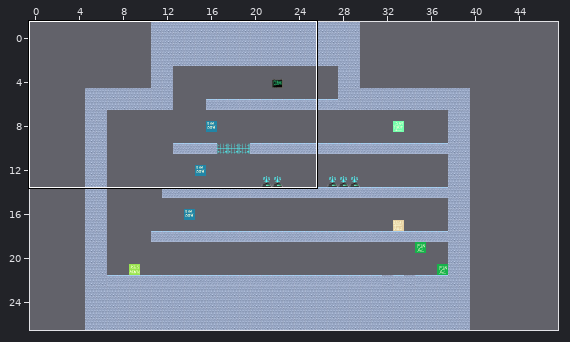
Two states of a Tiled map, Resources/Maps/world5.tmx. The first picture is a wide view before the edit; the outline marks the close-up.
Close-up. The starting point:
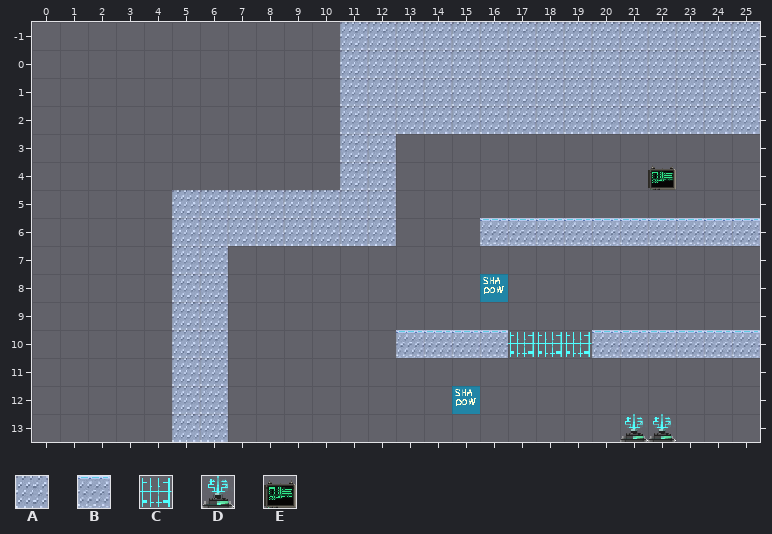
Cells are 32x32 px. Shown: x 0..25, y -1..13. The commit also changed other parts of the map, which this record leaves out. The old version is drawn lined up with the new one.
Key: from "ExtendedMapSet": A 2, B 3, C 8, D 9, E 37.
_ is an empty cell, # one hidden under a higher layer.
Layers that did not change in this view are not listed.
Layer "Wall" before, first column x 0:
-1 ___________AAAAAAAAAAAAAAA
 0 ___________AAAAAA_A_A_AAAA
 1 ___________##AAAA_A_A_AAAA
 2 ___________AAAAAA_A_A_AAAA
 3 ___________AA_____________
 4 ___________AA_____________
 5 _____AAAAAAAA_____________
 6 _____AAAAAAAA___BBBBBBBBBB
 7 _____AA___________________
 8 _____AA___________________
 9 _____AA___________________
10 _____AA______BBBBCCCBBBBBB
11 _____AA___________________
12 _____AA___________________
13 _____AA______________DD___
Layer "Background" before, first column x 0:
-1 __________________________
 0 _________________A_A_A____
 1 ___________AA____A_A_A____
 2 _________________A_A_A____
 3 __________________________
 4 ______________________E___
 5 __________________________
 6 __________________________
 7 __________________________
 8 __________________________
 9 __________________________
10 __________________________
11 __________________________
12 __________________________
13 __________________________
And afterwards:
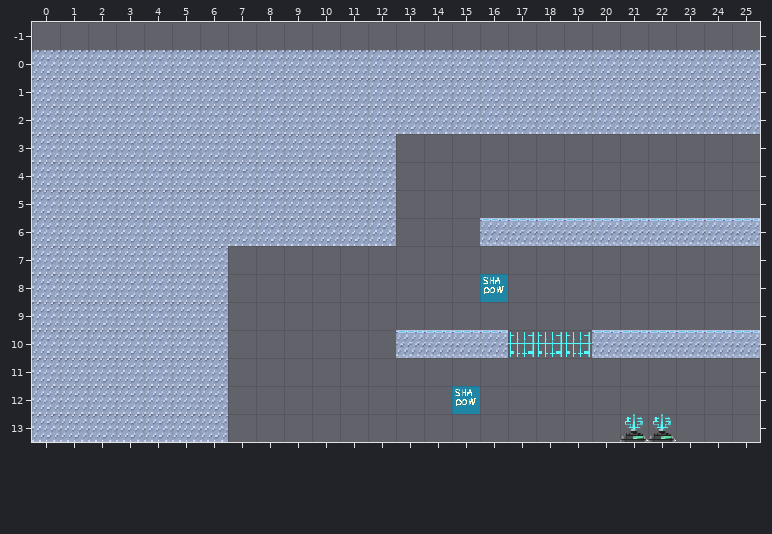
Difference:
map size 35x28 -> 48x27 cells (old content now starts at 5,-1; both pictures use the new coordinates)
Layer "Wall":
Tile A is added in rows 0 to 4 at x 0 to 10; in rows 5 to 13 at x 0 to 4.
Tile A is gone in row -1 at x 11 to 25.
Layer "Background":
Tile E is gone in row 4 at x 22.
